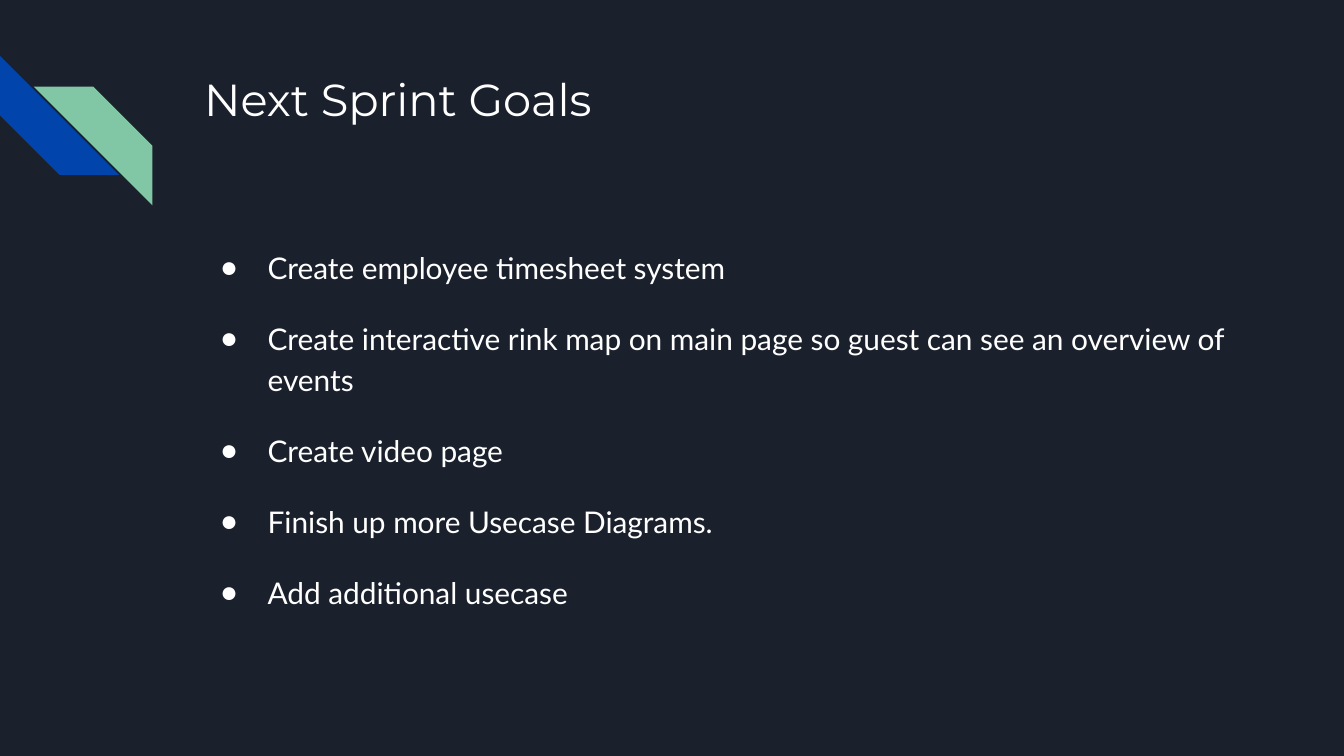
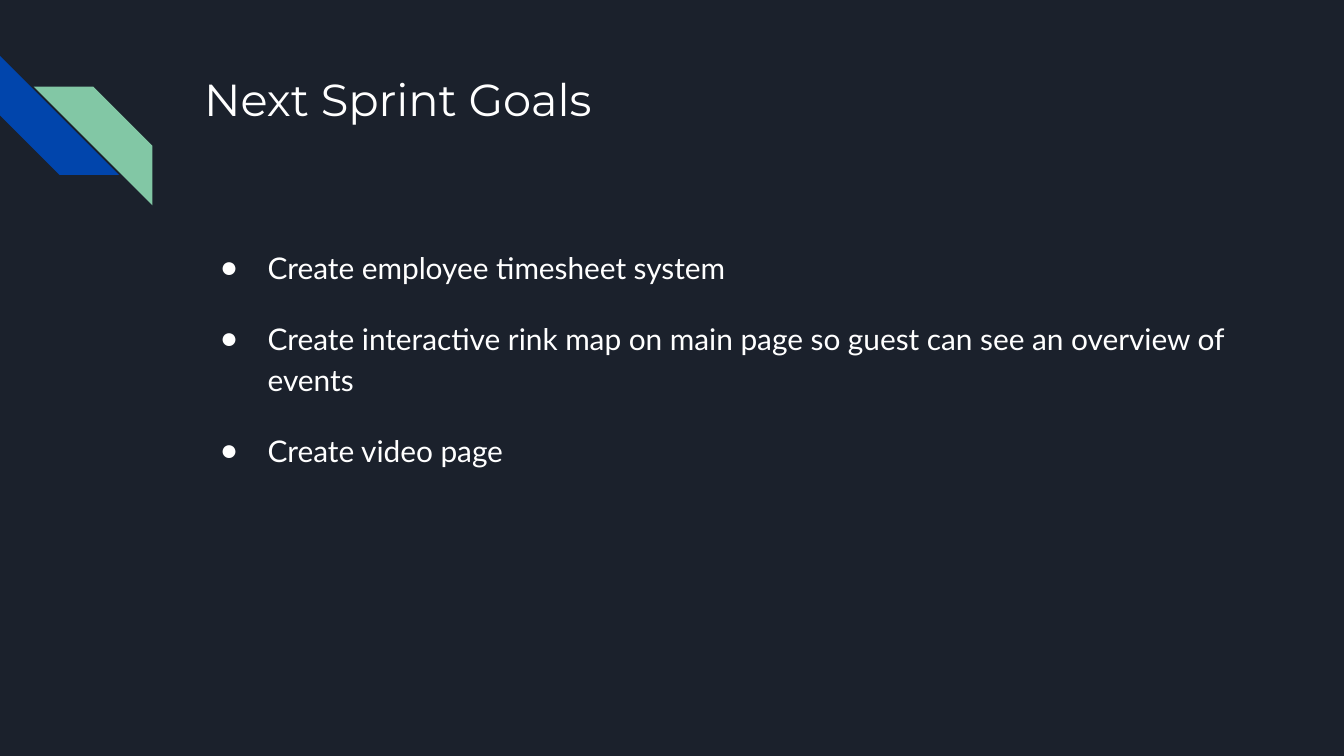
Before and after one commit to GraydonPeck/CSI4999Project, a slide deck: slide 3 of Documentation/4999 - Sprint5.pptx. Drawn at 1344x756 pixels with LibreOffice and Linux fonts; fonts in the diff are those of the drawing. Boxes give left, top, right and bottom in pixels: in the first picture for what was removed or moved away, otherwise in the second. Text is boxed around its words. In the diff, an @@ line names an element or a change of style, - is before the commit and + after.

```diff
--- a/Documentation/4999 - Sprint5.pptx
+++ b/Documentation/4999 - Sprint5.pptx
@@ text at box(268, 511, 713, 605): paragraphs removed @@
-● Finish up more Usecase Diagrams.
-● Add additional usecase
```
Also in this commit, not shown: 1 other slide changed.
